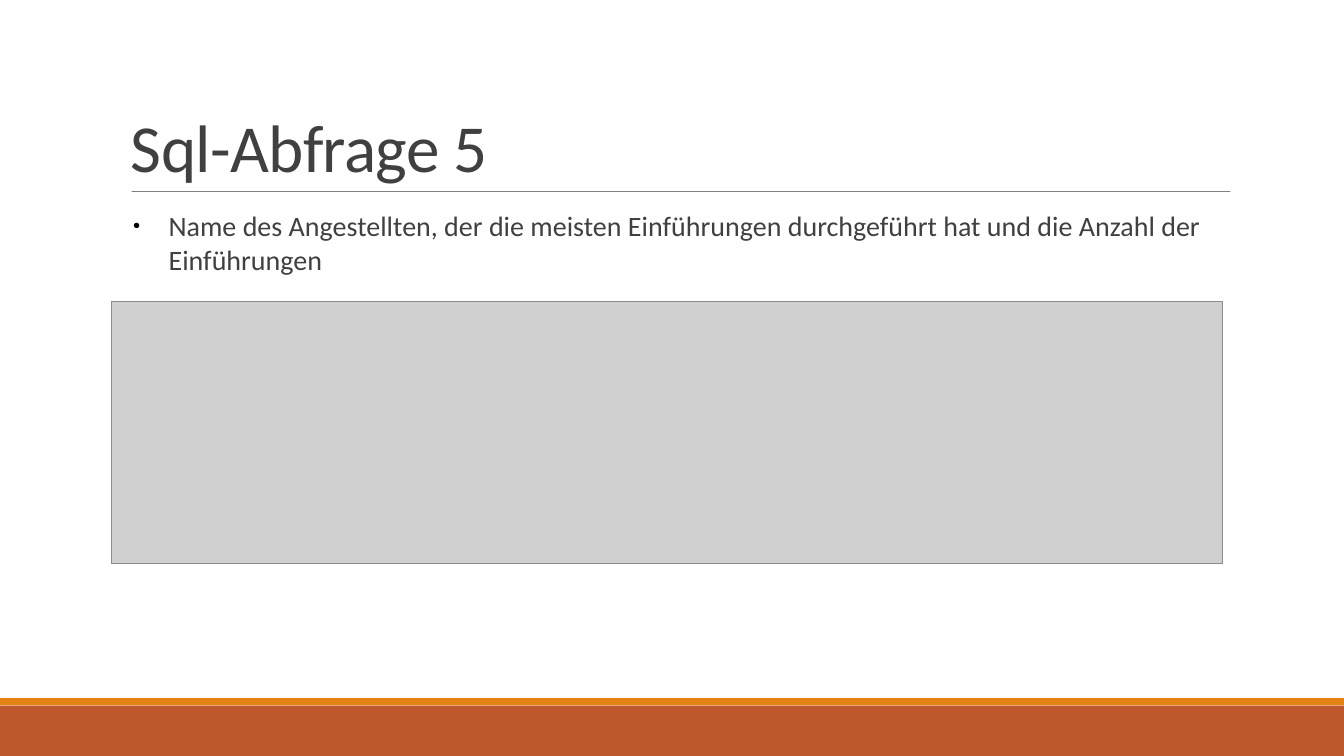
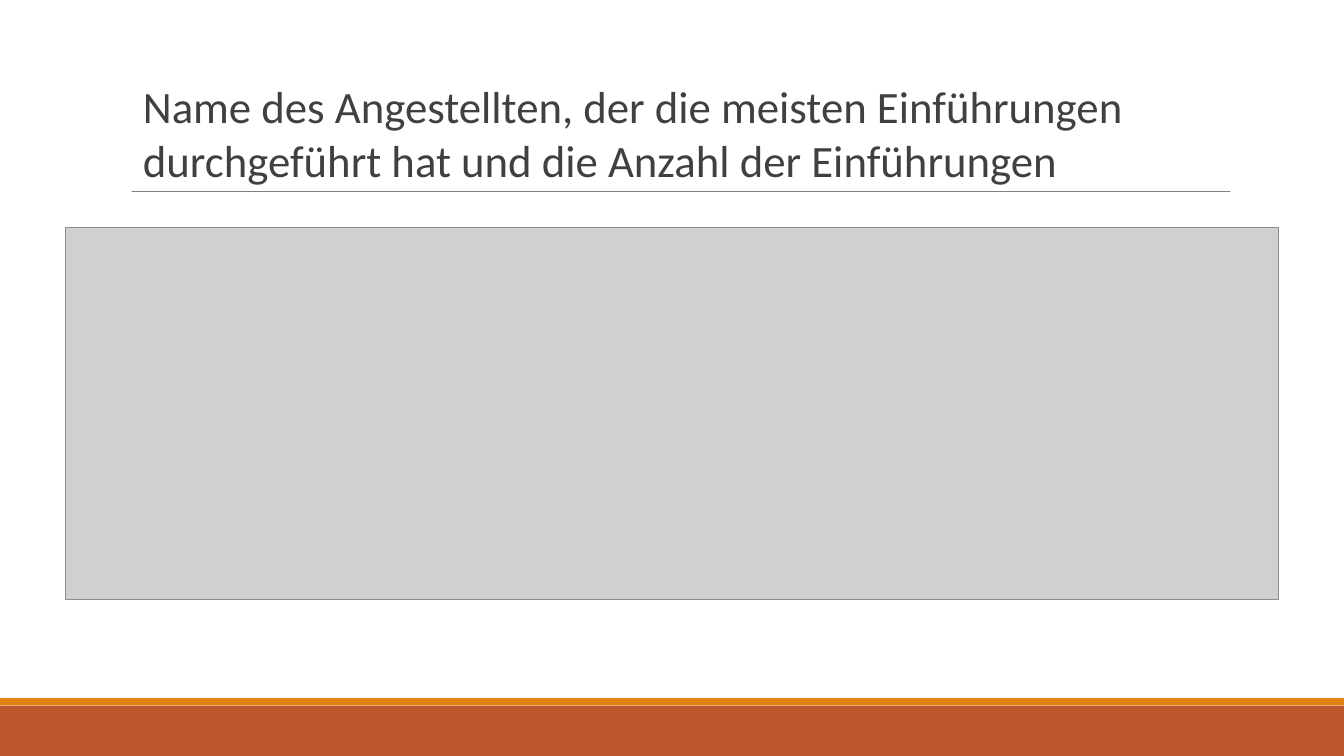
Before and after one commit to LennartDuemke/Datenbanken_LevelUP, a slide deck: slide 14 of Präsentationen/Präsentation_Datenbanken_3.pptx (slide 16 before the commit). Drawn at 1344x756 pixels with LibreOffice and Linux fonts; fonts in the diff are those of the drawing; grey boxes stand for pictures. Boxes give left, top, right and bottom in pixels: in the first picture for what was removed or moved away, otherwise in the second. Text is boxed around its words. In the diff, an @@ line names an element or a change of style, - is before the commit and + after.

```diff
--- a/Präsentationen/Präsentation_Datenbanken_3.pptx
+++ b/Präsentationen/Präsentation_Datenbanken_3.pptx
@@ text at bbox=[143, 92, 1122, 185]: text changed; size 48 to 32 pt @@
-Sql-Abfrage 5
+Name des Angestellten, der die meisten Einführungen durchgeführt hat und die Anzahl der Einführungen
@@ picture: place and size @@
-picture at bbox=[111, 302, 1222, 564]
+picture at bbox=[66, 227, 1279, 599]
@@ text removed at bbox=[169, 216, 1199, 275] @@
-● Name des Angestellten, der die meisten Einführungen durchgeführt hat und die Anzahl der Einführungen
```
Also in this commit, not shown: 11 other slides changed, 6 slides added, 6 slides removed, 5 other files.
